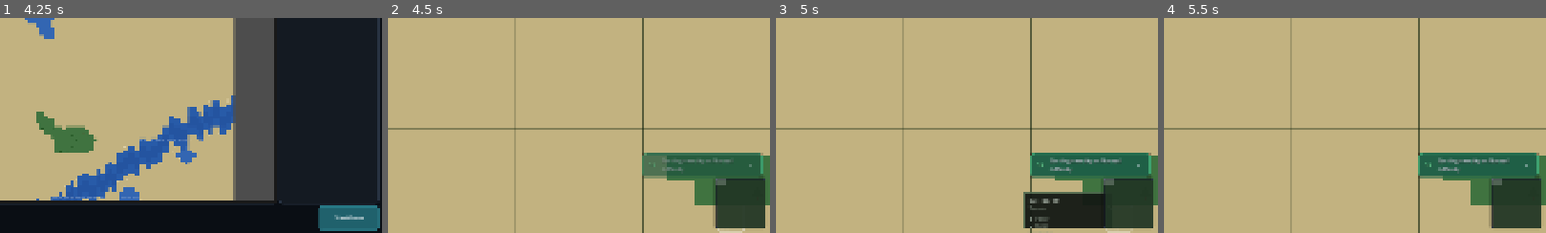
Above: before the commit, frames 1-4 (left to right).
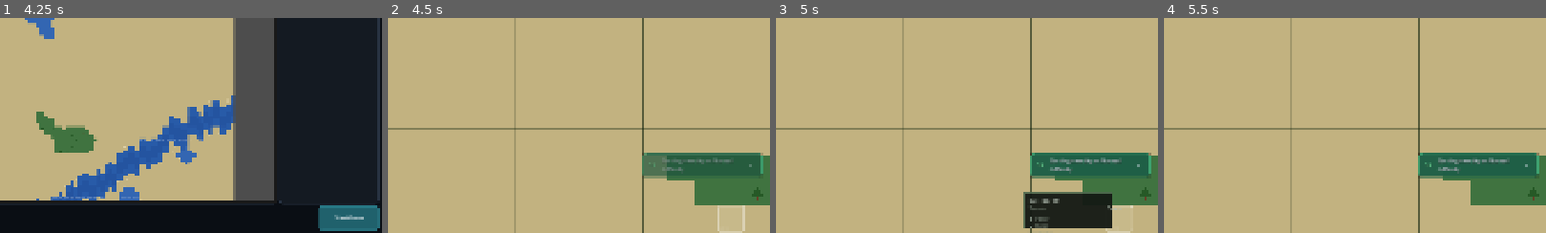
Above: after the commit, the same moments.

Repository: oudsteyn/silicon-springs
Game: Godot game, scene res://scenes/main.tscn
Two runs of this game, one before a commit and one after it. Both use one fixed random seed, a clock stepped at 60 frames per second and the inputs below.
Inputs:
- Up to frame 1 (4.25 s): click "Easy Perfect for learning the…" at 0.5 s; click "Easy Perfect for learning the…" at 1.25 s; click "Normal Balanced challenge for…" at 2 s; click "Normal Balanced challenge for…" at 2.75 s; click "Start Game" at 3.5 s
- Up to frame 2 (4.5 s): click "Start Game" at 4.25 s
- Up to frame 3 (5 s): no input
- Up to frame 4 (5.5 s): click ">" at 5 s
The pictures show only the part of the screen within x 50-100%, y 50-100%; the shares and areas given below are measured in that part.

Frame 1 is identical in both runs. In frame 2, 3.0% of the frame differs, in the area x 85-99%, y 74-98%; in frame 3, 2.6%; in frame 4, 3.0%.

Commit message:
Remove duplicate minimap and fix input passthrough
- Remove MiniMinimap (bottom-right) keeping only MinimapOverlay (top-right)
- Block game input when mouse is over minimap to prevent accidental
  building placement while navigating
- Add _is_mouse_over_ui() helper to check minimap bounds and drag state
- Call accept_event() in minimap to consume handled events

Co-Authored-By: Claude Opus 4.5 <noreply@anthropic.com>

Diff:
--- a/scenes/game_world.gd
+++ b/scenes/game_world.gd
@@ -521,6 +521,11 @@
 				set_tool(ToolMode.SELECT)
 
 	# Mouse handling for pan mode
+	# Skip if mouse is over UI elements (like minimap)
+	if event is InputEventMouseButton or event is InputEventMouseMotion:
+		if _is_mouse_over_ui():
+			return
+
 	if event is InputEventMouseButton:
 		if event.button_index == MOUSE_BUTTON_LEFT:
 			if event.pressed:
@@ -631,6 +636,22 @@
 		placement_preview_overlay.update_position(hovered_cell, can_afford)
 
 
+## Check if mouse is over UI elements that should block game input
+func _is_mouse_over_ui() -> bool:
+	# Check if minimap is being dragged
+	if minimap_overlay and minimap_overlay._is_dragging:
+		return true
+
+	# Check if mouse is within minimap bounds
+	if minimap_overlay and minimap_overlay.visible:
+		var mouse_pos = get_viewport().get_mouse_position()
+		var minimap_rect = minimap_overlay.get_global_rect()
+		if minimap_rect.has_point(mouse_pos):
+			return true
+
+	return false
+
+
 ## Check if building is linear infrastructure (roads, power lines, water pipes)
 func _is_linear_infrastructure(building_data) -> bool:
 	if not building_data:
--- a/scenes/main.gd
+++ b/scenes/main.gd
@@ -8,7 +8,6 @@
 # New minimalist UI components
 var status_pill: StatusPill
 var tool_palette: ToolPalette
-var mini_minimap: MiniMinimap
 var dashboard_panel: DashboardPanel
 var toast_system: ToastNotificationSystem
 var difficulty_selector: DifficultySelector
@@ -164,11 +163,6 @@
 	tool_palette = ToolPalette.new()
 	add_child(tool_palette)
 	UIManager.tool_palette = tool_palette
-
-	# Mini Minimap (bottom-right, compact)
-	mini_minimap = MiniMinimap.new()
-	add_child(mini_minimap)
-	UIManager.mini_minimap = mini_minimap
 
 	# Dashboard Panel (modal, hidden by default)
 	dashboard_panel = DashboardPanel.new()
--- a/src/autoloads/ui_manager.gd
+++ b/src/autoloads/ui_manager.gd
@@ -76,7 +76,6 @@
 var status_pill = null
 var tool_palette = null
 var info_panel = null
-var mini_minimap = null
 var dashboard_panel = null
 
 
--- a/src/ui/grid/minimap_overlay.gd
+++ b/src/ui/grid/minimap_overlay.gd
@@ -300,9 +300,11 @@
 				_navigate_to_position(event.position)
 			else:
 				_is_dragging = false
+			accept_event()  # Consume event to prevent building placement
 
 	elif event is InputEventMouseMotion and _is_dragging:
 		_navigate_to_position(event.position)
+		accept_event()  # Consume event to prevent building placement
 
 
 func _navigate_to_position(minimap_pos: Vector2) -> void:
